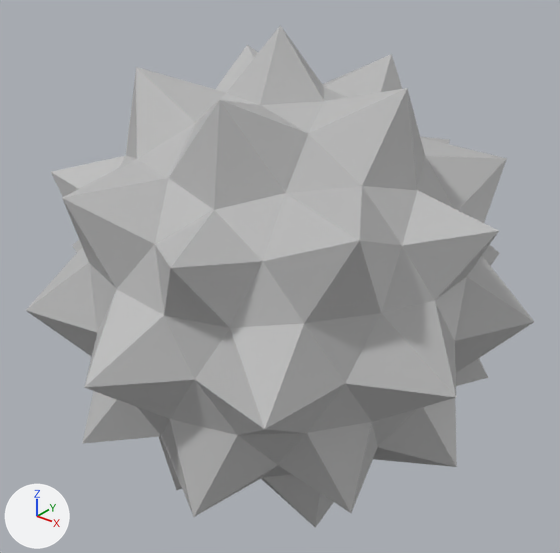
Two versions of the Blender file Models/SpikyBall/spikyball.blend, one commit apart.
Before and after are seen from a camera (50 mm lens) standing at (0.453, -0.567, 0.355) and looking at (-0.001, 0.001, 0.003). Every picture has the same lights, and +X, +Y and +Z are marked at lower left.
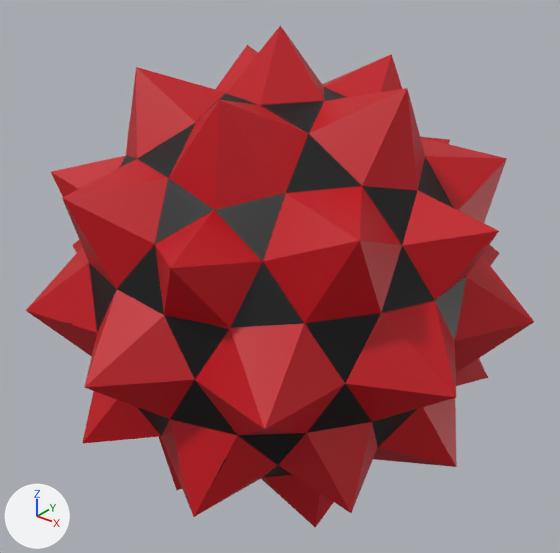
Changed parts and their boxes [x1, y1, x2, y2] in the pictures (560 x 553 px):
```json
{"object": "Sphere", "change": "surface changed", "before": [25, 25, 534, 527], "after": [25, 25, 534, 527], "on screen": "grey to red"}
```

The change, as JSON lines over the scene's bpy script:
```json
{"op": "add", "block": "img_untitled", "code": ["img_untitled = load_image('Untitled', 'spikyball.png', 2048, 2048, 'sRGB')"]}
{"op": "remove", "block": "mat_material_001", "code": "mat_material_001.base_color = (0.5, 0.5, 0.5)  # grey #bcbcbc"}
{"op": "add", "block": "mat_material_001", "code": "mat_material_001.texture = img_untitled"}
```
